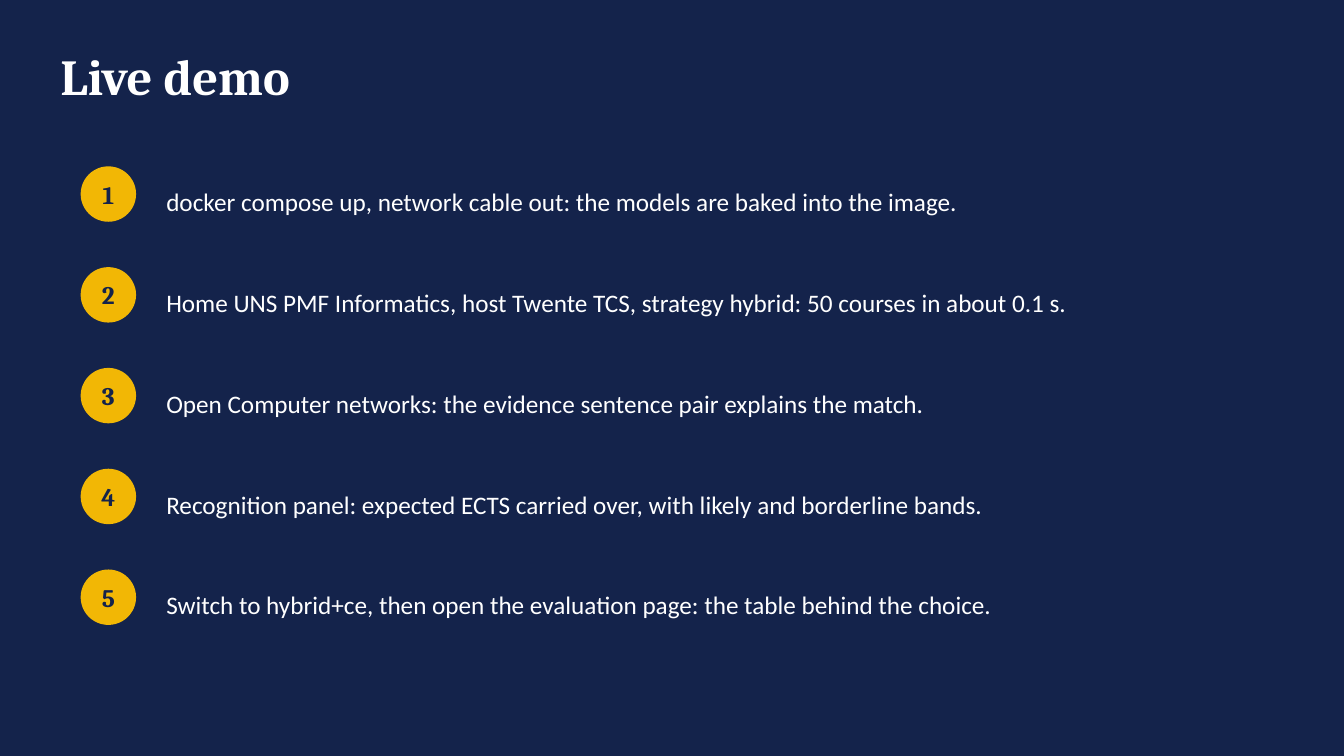
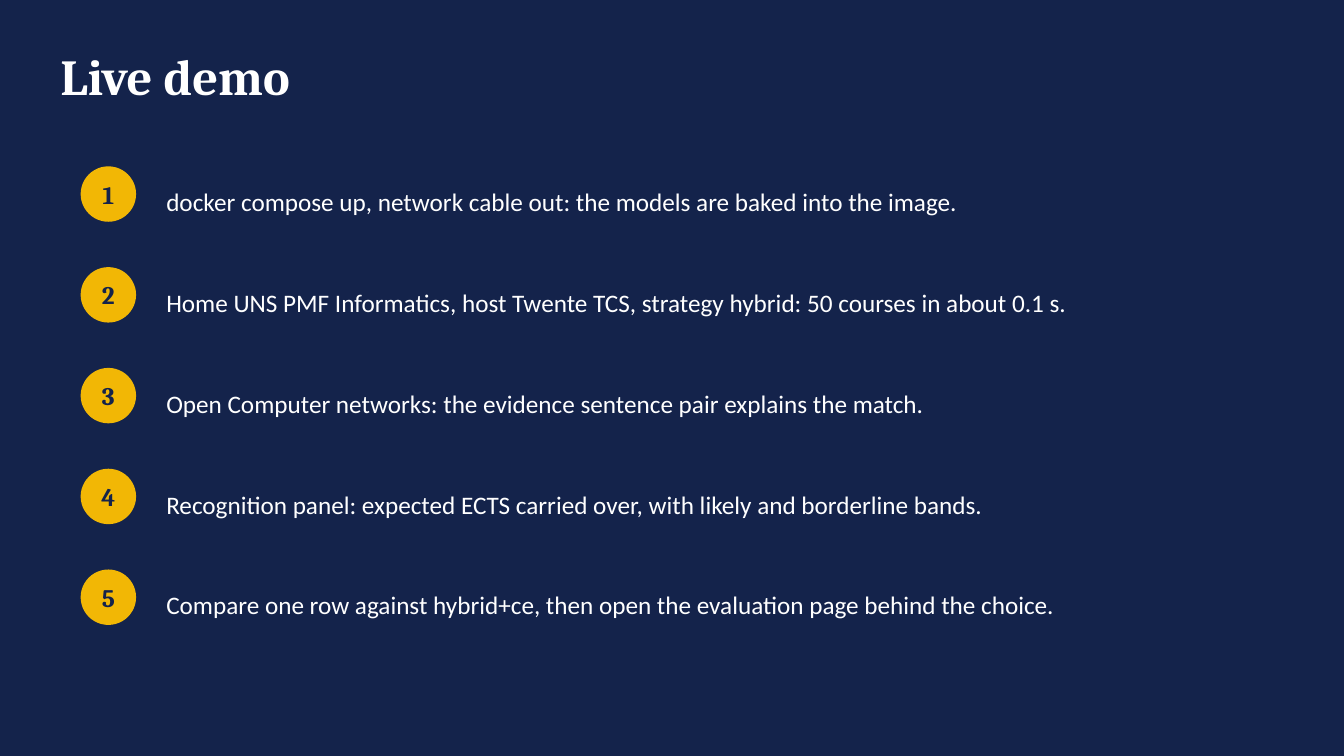
Before and after one commit to aleksandarhorvat/ErasmusGPT, a slide deck: slide 4 of docs/slides/erasmusgpt-defence.pptx. Drawn at 1344x756 pixels with LibreOffice and Linux fonts; fonts in the diff are those of the drawing. Boxes give left, top, right and bottom in pixels: in the first picture for what was removed or moved away, otherwise in the second. Text is boxed around its words. In the diff, an @@ line names an element or a change of style, - is before the commit and + after.

```diff
--- a/docs/slides/erasmusgpt-defence.pptx
+++ b/docs/slides/erasmusgpt-defence.pptx
@@ text at [166,596,1053,619]: text changed @@
-Switch to hybrid+ce, then open the evaluation page: the table behind the choice.
+Compare one row against hybrid+ce, then open the evaluation page behind the choice.
```
Also in this commit, not shown: 1 slide added, 14 other files.
